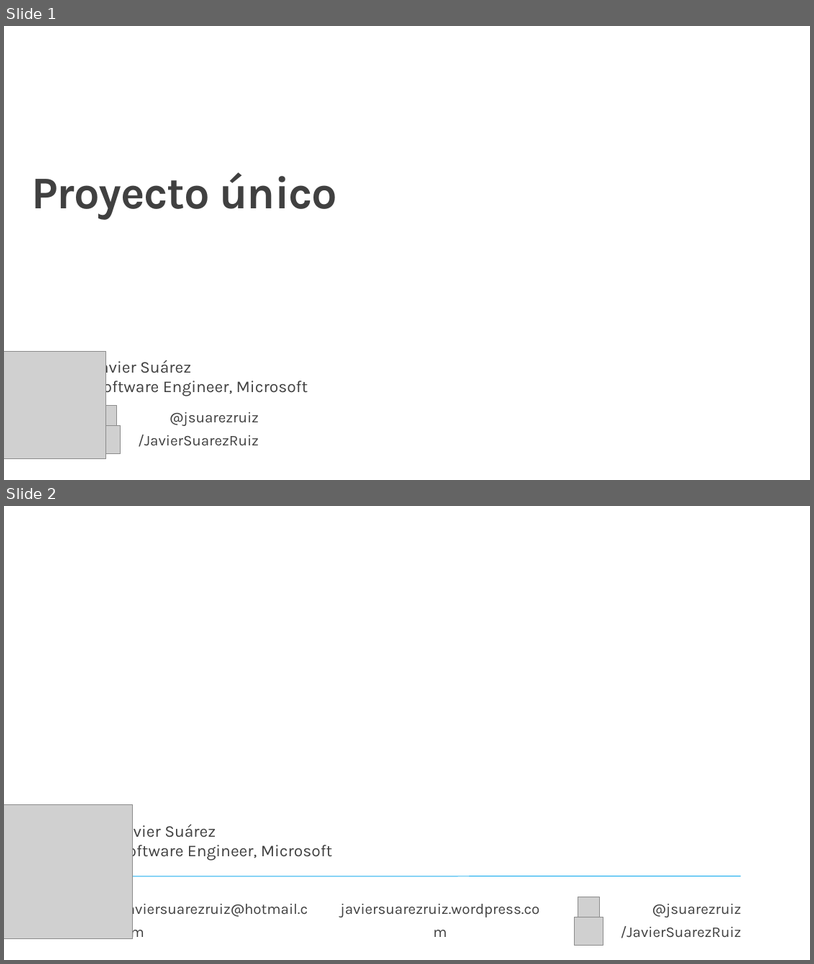
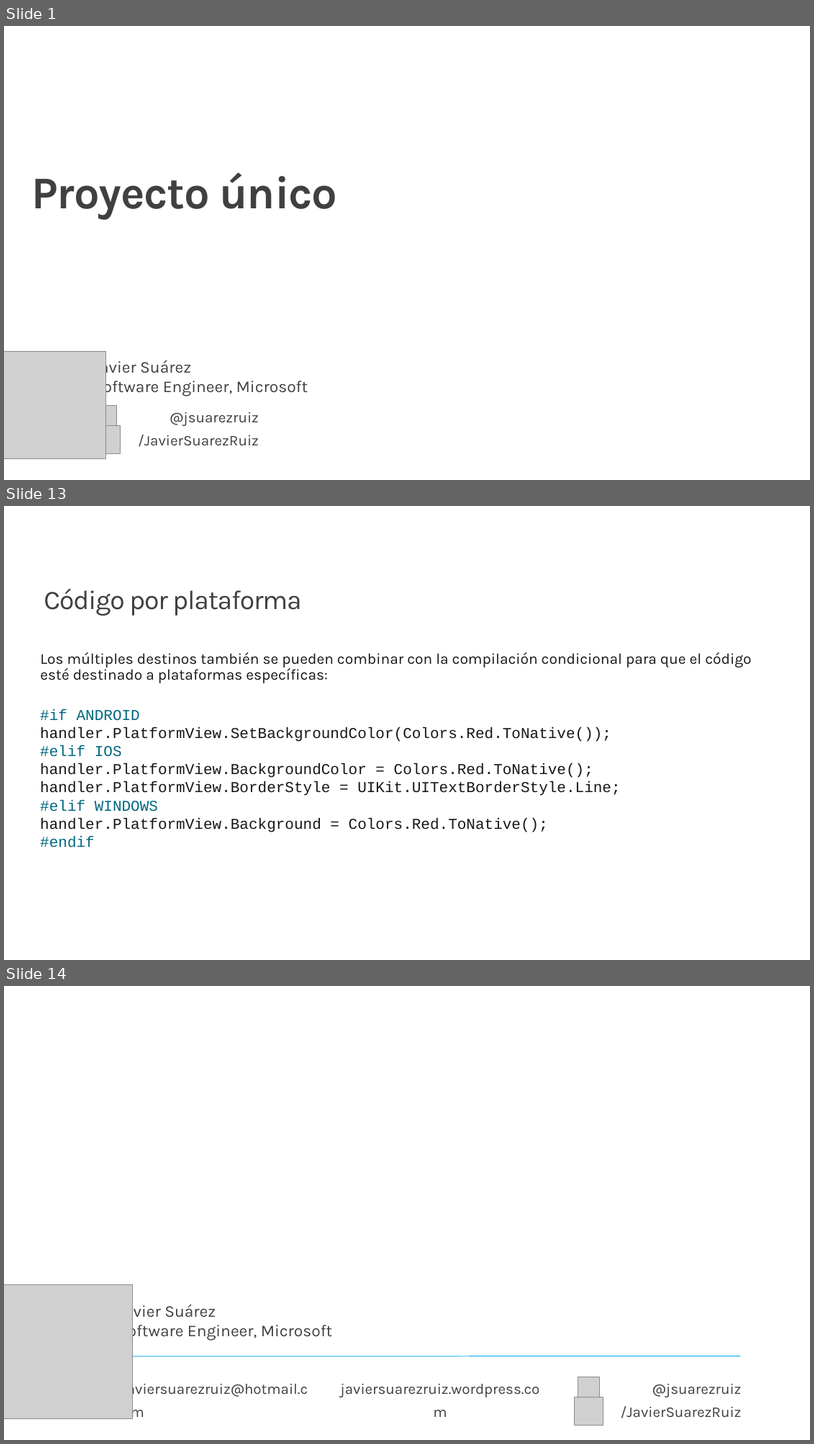
Before and after one commit to jsuarezruiz/taller-dotnet-maui, a slide deck: Bloque 3 - Creación de primera App/Taller10 - Proyecto único.pptx. Shown one above the other, each under a label of ours: slides 1 and 2 before the commit, slides 1, 13 and 14 after it; the slides between them are not shown. The pictures are 814x964 and 814x1444 pixels, drawn with LibreOffice and Linux fonts; fonts in the diff are those of the drawing; grey boxes stand for pictures; background and template pictures are left out. Boxes give left, top, right and bottom in pixels: in the first picture for what was removed or moved away, otherwise in the second. Text is boxed around its words. In the diff, an @@ line names an element or a change of style, - is before the commit and + after.

```diff
--- a/Bloque 3 - Creación de primera App/Taller10 - Proyecto único.pptx
+++ b/Bloque 3 - Creación de primera App/Taller10 - Proyecto único.pptx
@@ slide 13 added at (4,506,810,960), background #FFFFFF @@
@@ title added at (44,588,301,615), 32 pt, text #404040 @@
+Código por plataforma
@@ text added at (40,652,751,683), 18 pt, text #171717 @@
+Los múltiples destinos también se pueden combinar con la compilación condicional para que el código esté destinado a plataformas específicas:
@@ text added at (40,709,620,847), 18 pt, text #171717 @@
+#if ANDROID
+handler.PlatformView.SetBackgroundColor(Colors.Red.ToNative());
+#elif IOS
+handler.PlatformView.BackgroundColor = Colors.Red.ToNative();
+handler.PlatformView.BorderStyle = UIKit.UITextBorderStyle.Line;
+#elif WINDOWS
+handler.PlatformView.Background = Colors.Red.ToNative();
+#endif
@@ what was slide 2 is now slide 14 @@
```
Also in this commit, not shown: 11 other slides added.
